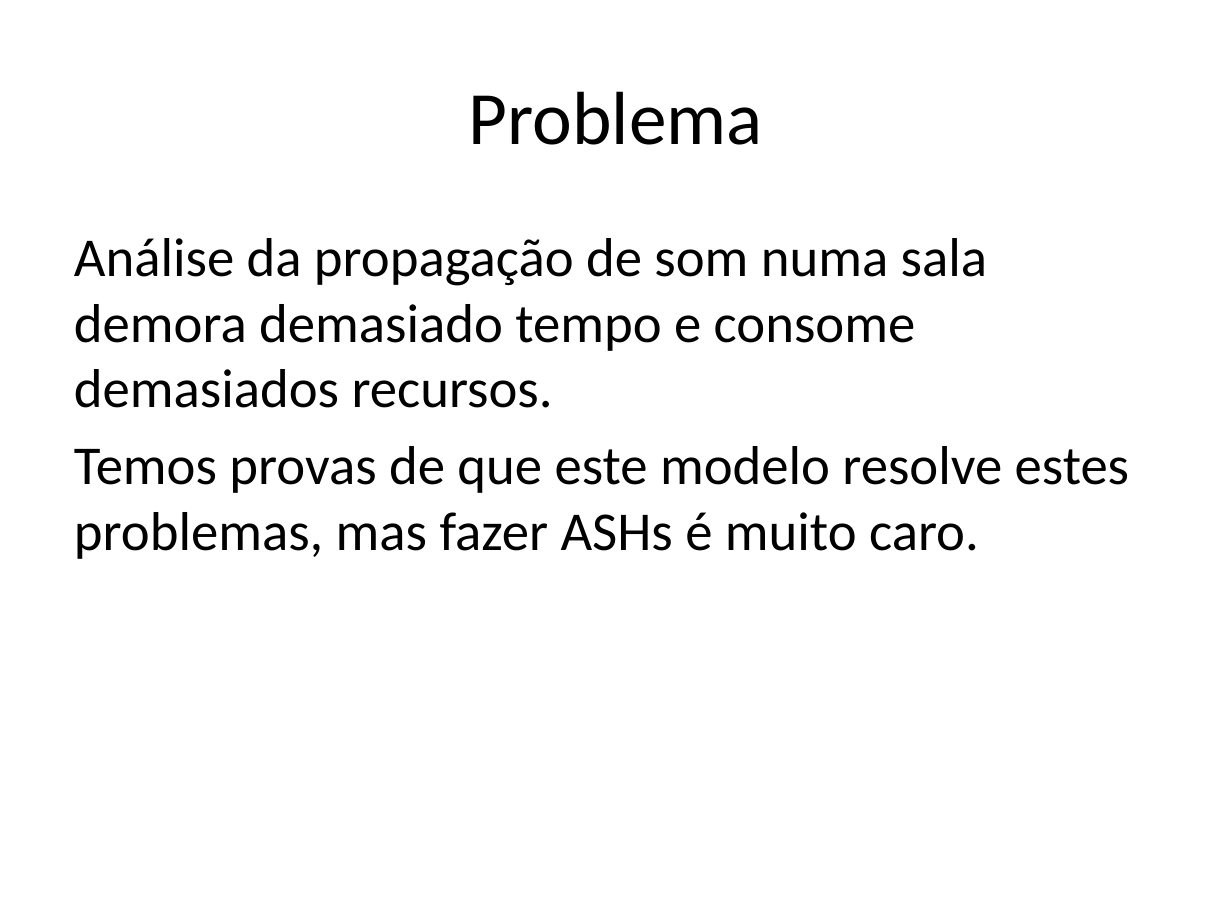
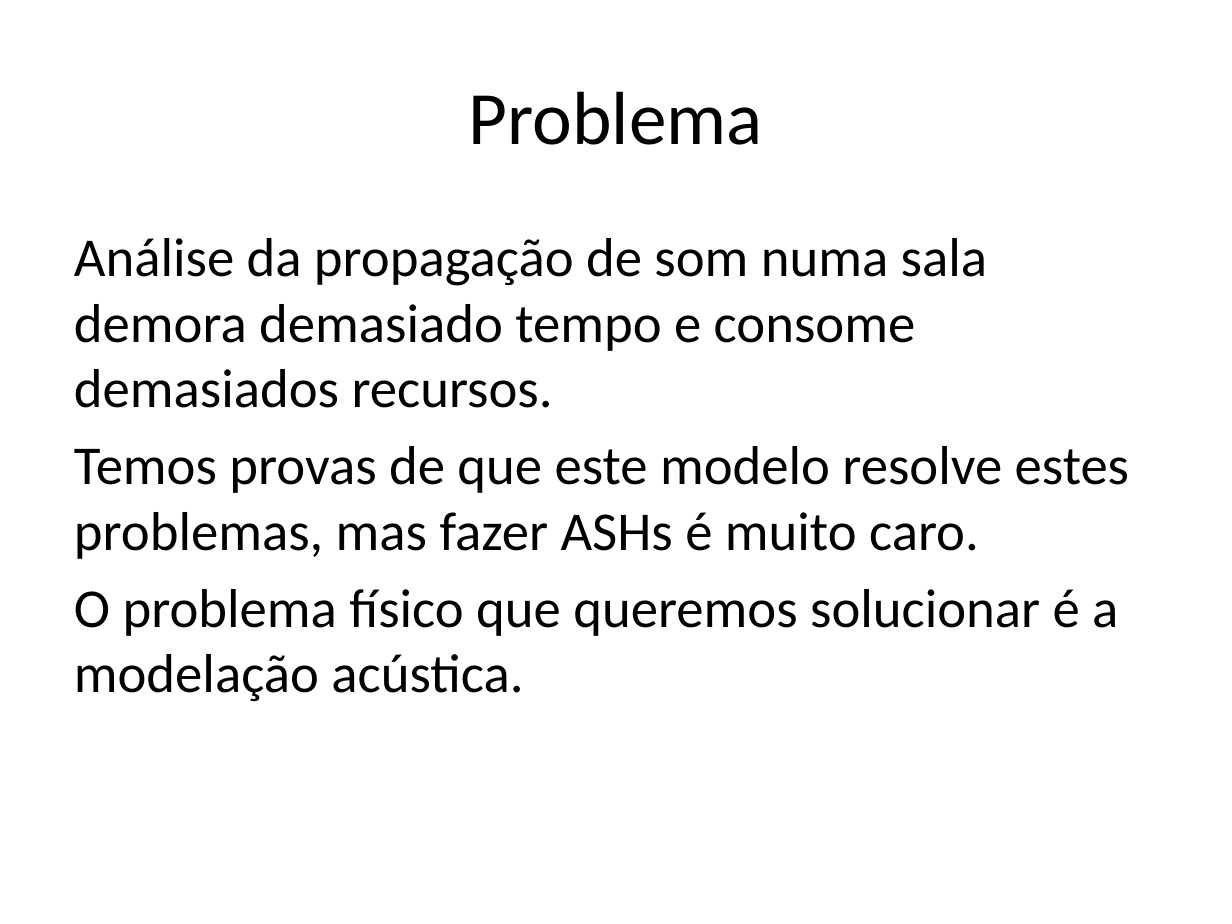
Before and after one commit to Meshotron2/comunication, a slide deck: slide 4 of m1-presentation/presentation.pptx (slide 3 before the commit). Drawn at 1232x924 pixels with LibreOffice and Linux fonts; fonts in the diff are those of the drawing. Boxes give left, top, right and bottom in pixels: in the first picture for what was removed or moved away, otherwise in the second. Text is boxed around its words. In the diff, an @@ line names an element or a change of style, - is before the commit and + after.

```diff
--- a/m1-presentation/presentation.pptx
+++ b/m1-presentation/presentation.pptx
@@ text at <box>74,589,1118,701</box>: paragraph added @@
+O problema físico que queremos solucionar é a modelação acústica.
```
Also in this commit, not shown: 4 other slides changed, 1 slide added, 3 other files.
